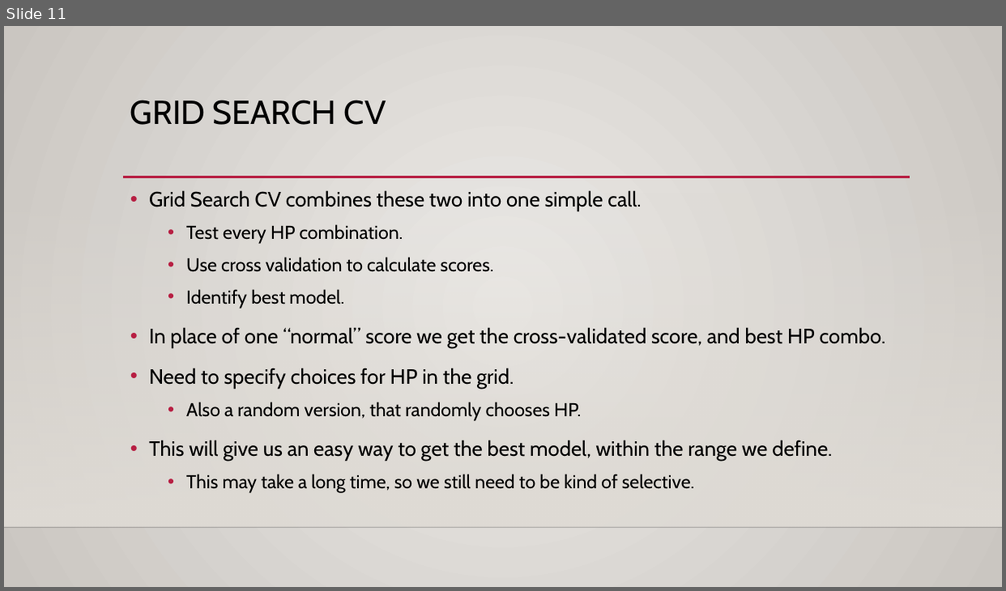
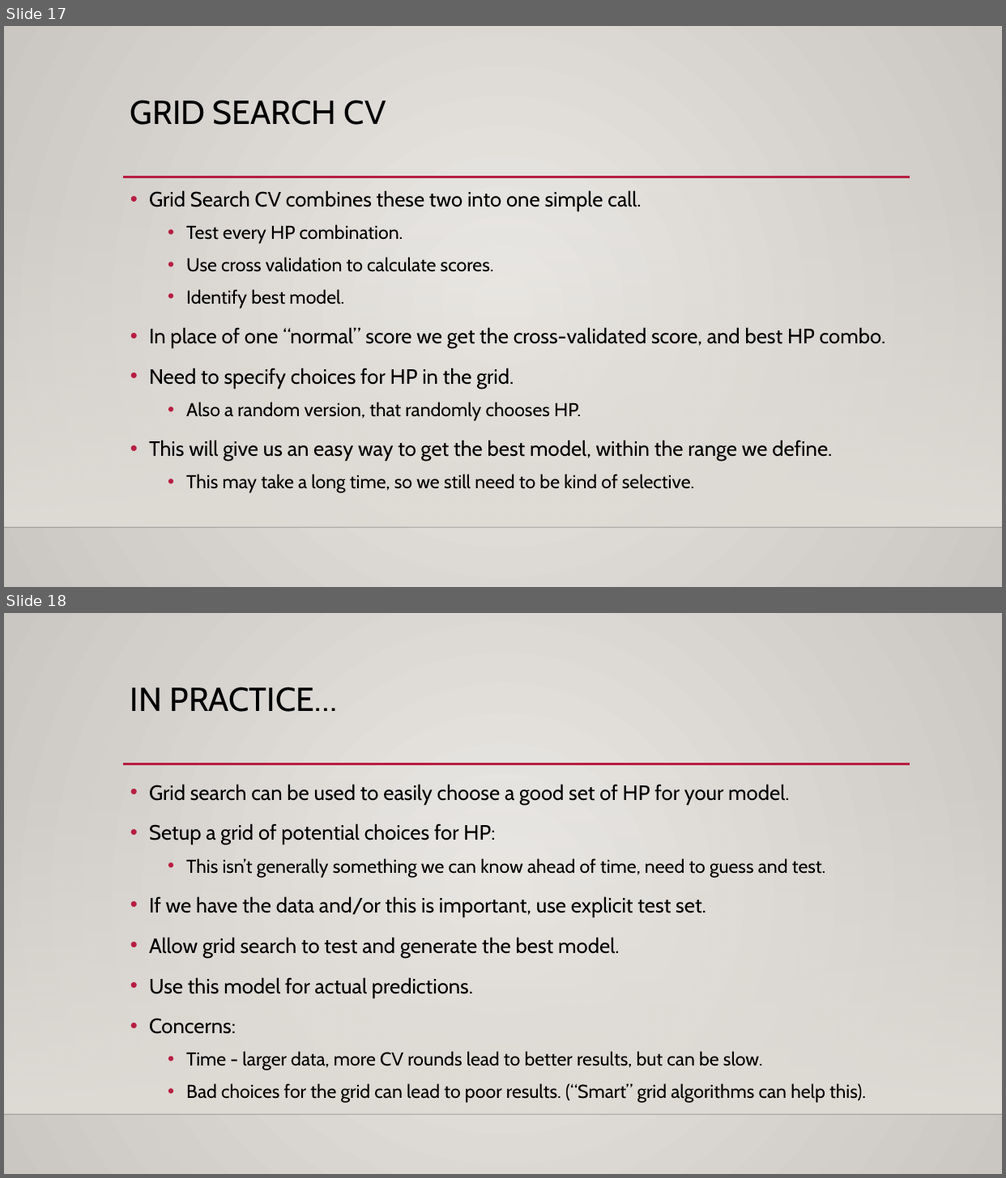
Before and after one commit to glennybarnes/Intro_to_Machine_Learning_Students, a slide deck: reference_content/Slides/004_Gridsearch.pptx. Shown one above the other, each under a label of ours: slide 11 before the commit, slides 17 and 18 after it. The pictures are 1006x591 and 1006x1178 pixels, drawn with LibreOffice and Linux fonts; fonts in the diff are those of the drawing; background and template pictures are left out. Boxes give left, top, right and bottom in pixels: in the first picture for what was removed or moved away, otherwise in the second. Text is boxed around its words. In the diff, an @@ line names an element or a change of style, - is before the commit and + after.

```diff
--- a/reference_content/Slides/004_Gridsearch.pptx
+++ b/reference_content/Slides/004_Gridsearch.pptx
@@ slide 18 added at [4, 613, 1002, 1174], background gradient #ECEAE7 to #CAC7C1; not listed: 3 template elements that a slide beside it also shows @@
@@ title added at [130, 687, 338, 712], 32 pt, text #000000 @@
+IN PRACTICE…
@@ text added at [149, 784, 866, 1103], 20 pt, text #000000 @@
+• Grid search can be used to easily choose a good set of HP for your model.
+• Setup a grid of potential choices for HP:
+  • This isn’t generally something we can know ahead of time, need to guess and test.
+• If we have the data and/or this is important, use explicit test set.
+• Allow grid search to test and generate the best model.
+• Use this model for actual predictions.
+• Concerns:
+  • Time - larger data, more CV rounds lead to better results, but can be slow.
+  • Bad choices for the grid can lead to poor results. (“Smart” grid algorithms can help this).
@@ what was slide 11 is now slide 17 @@
```
Also in this commit, not shown: 1 slide changed, 7 other slides added, 5 other files.
